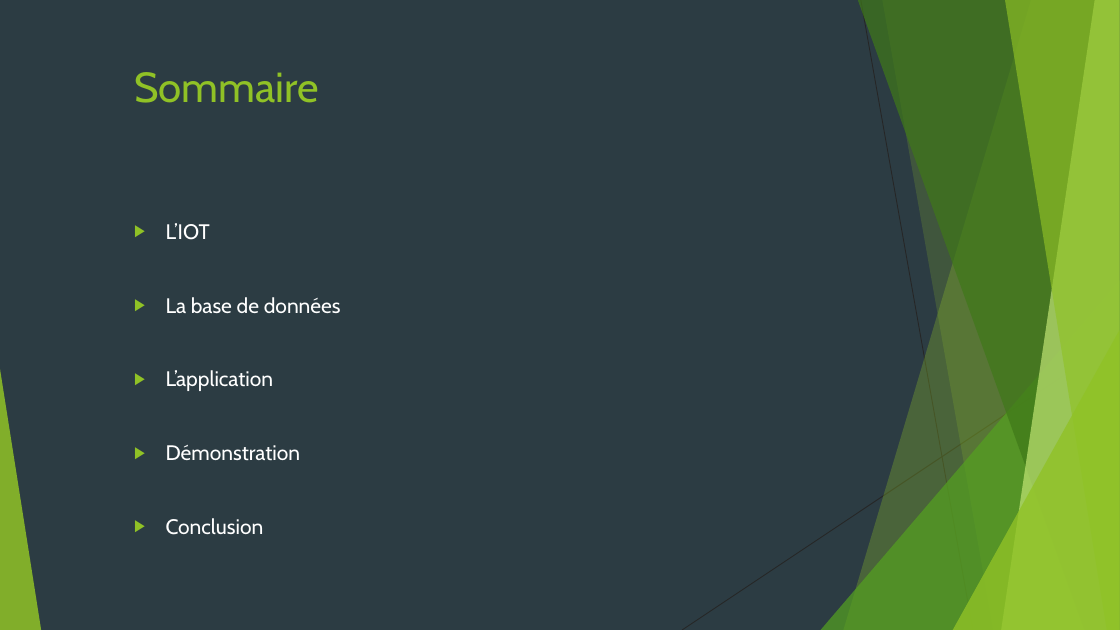
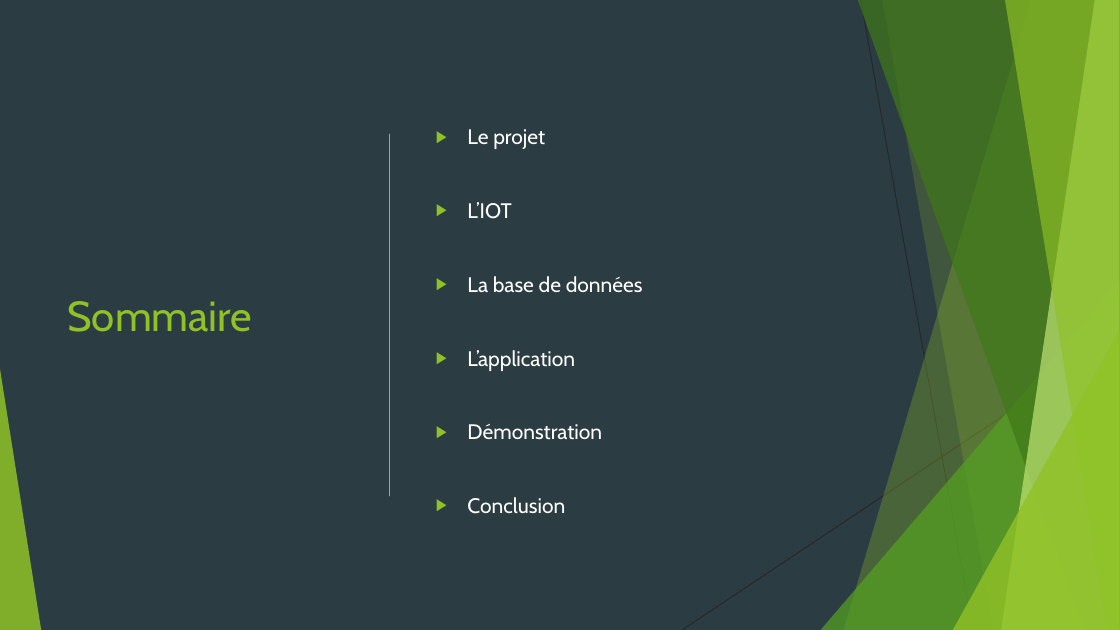
Before and after one commit to MathieuCaselles/plante_co, a slide deck: slide 2 of Presentation_connected_flowers.pptx. Drawn at 1120x630 pixels with LibreOffice and Linux fonts; fonts in the diff are those of the drawing. Boxes give left, top, right and bottom in pixels: in the first picture for what was removed or moved away, otherwise in the second. Text is boxed around its words. In the diff, an @@ line names an element or a change of style, - is before the commit and + after.

```diff
--- a/Presentation_connected_flowers.pptx
+++ b/Presentation_connected_flowers.pptx
@@ title "Sommaire" at [67,301,252,332]: vertical alignment top to middle @@
@@ title "Sommaire": place and size @@
-title "Sommaire" at [134,72,319,103]
+title "Sommaire" at [67,301,252,332]
@@ text "Le projet": place and size @@
-text "Le projet" at [166,223,341,535]
+text "Le projet" at [467,129,643,514]
@@ text "Le projet" at [467,129,643,514]: vertical alignment top to middle @@
@@ line added from (390, 134) to (390, 496), #90C226 1 pt @@
@@ text at [467,129,545,149]: paragraph added @@
+▶ Le projet
```
Also in this commit, not shown: 1 other slide changed, 1 slide added, 1 slide removed.
